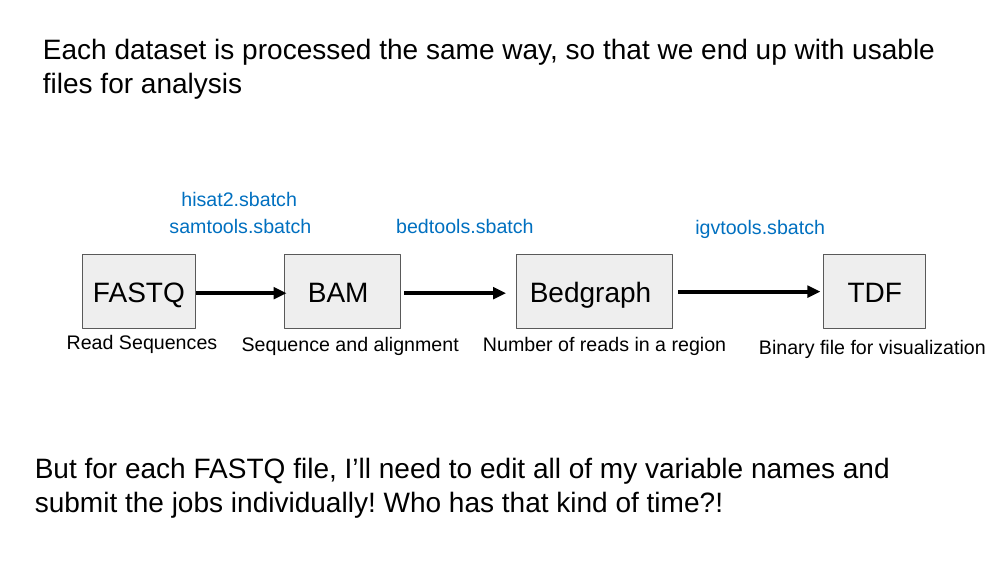
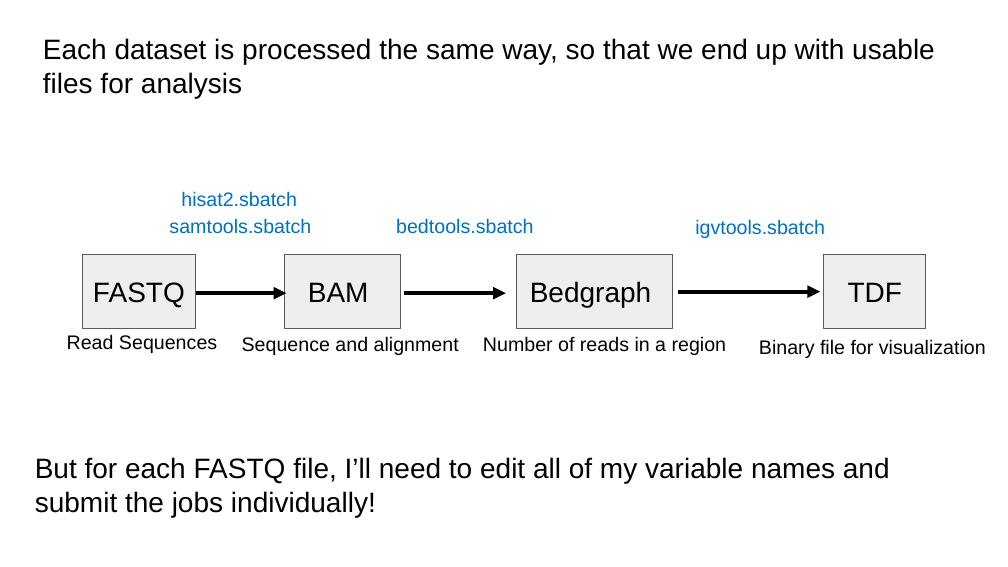
Before and after one commit to Dowell-Lab/srworkshop, a slide deck: slide 6 of day05/slides/Day5_slides.pptx (slide 3 before the commit). Drawn at 1008x567 pixels with LibreOffice and Linux fonts; fonts in the diff are those of the drawing. Boxes give left, top, right and bottom in pixels: in the first picture for what was removed or moved away, otherwise in the second. Text is boxed around its words. In the diff, an @@ line names an element or a change of style, - is before the commit and + after.

```diff
--- a/day05/slides/Day5_slides.pptx
+++ b/day05/slides/Day5_slides.pptx
@@ text at bbox=[35, 457, 890, 517]: text changed @@
-But for each FASTQ file, I’ll need to edit all of my variable names and submit the jobs individually! Who has that kind of time?!
+But for each FASTQ file, I’ll need to edit all of my variable names and submit the jobs individually!
```
Also in this commit, not shown: 3 other slides changed, 2 slides added, 1 other file.
